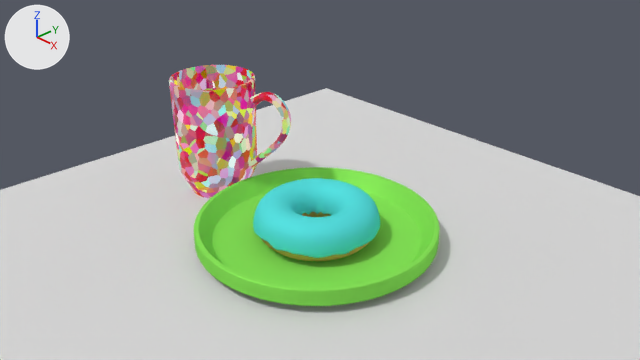
The Blender file Donut.blend as it was, and as the next commit left it.
Camera for both pictures: the file's camera 'Camera'. The lights are fixed; the arrows at upper left show +X, +Y and +Z.

Objects in the first picture: 'Doughtnut Body', 'Doughtnut Icing', 'Mug', 'Plate', 'Table'.
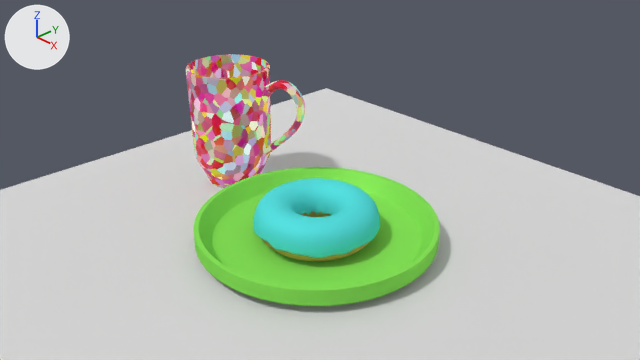
Boxes [x1, y1, x2, y2] around the edits, measured in the pictures (640 x 360 px):
'Mug', moved: before [169, 65, 291, 198]; after [186, 54, 305, 188]

The edits, one by one:
Object 'Mug' (ob_mug) moves from (-4.0, 0.0, 1.5) to (-4.13, 0.61, 1.65).
